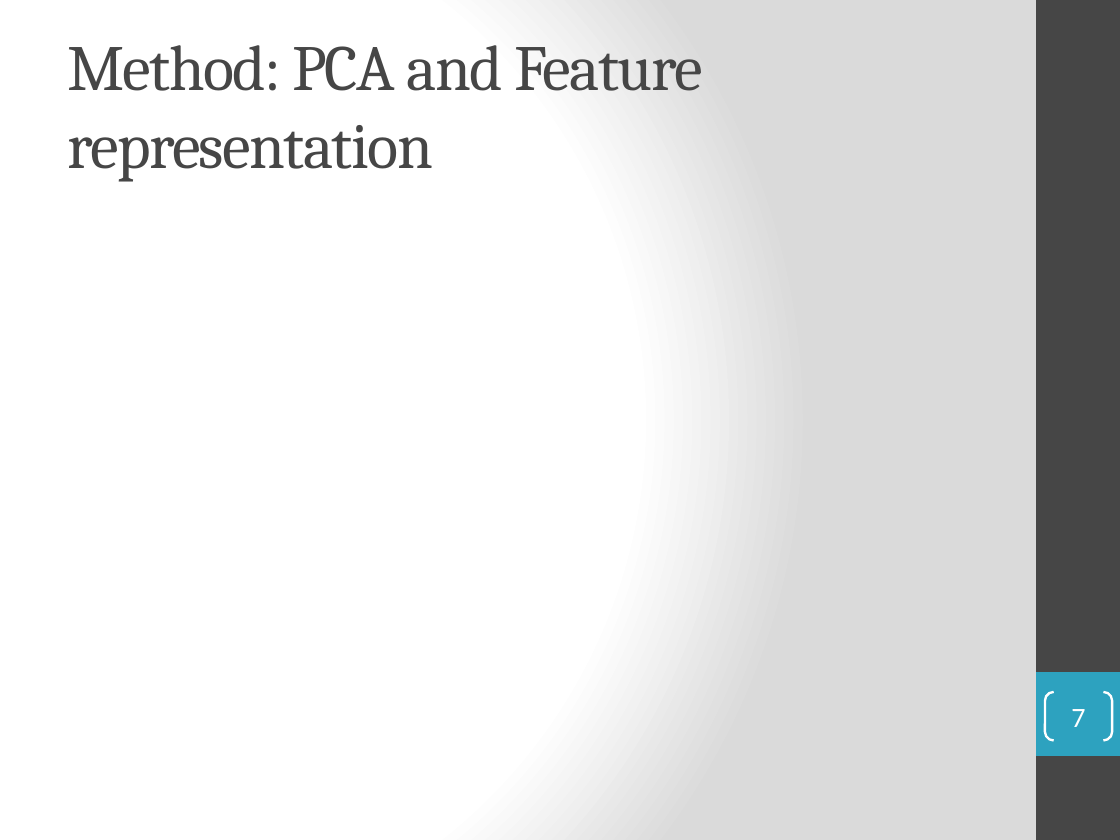
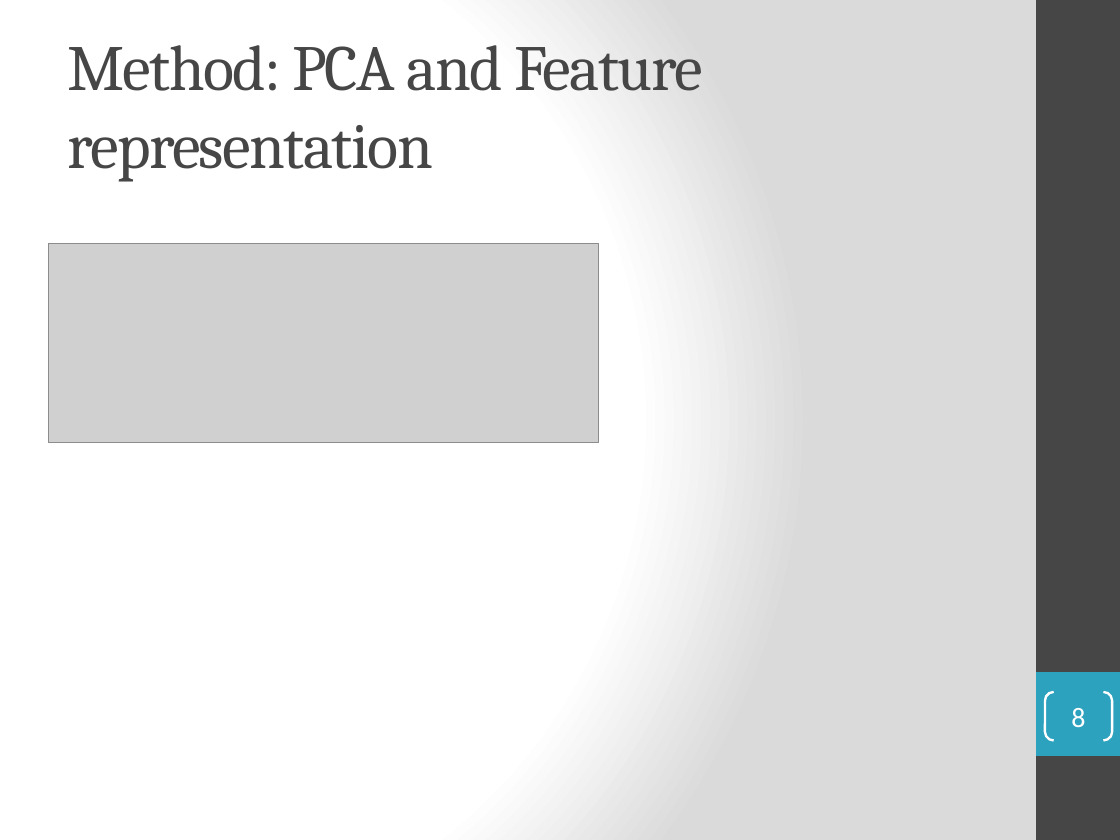
Before and after one commit to Ralleg314/TFG, a slide deck: slide 8 of Presentation.pptx (slide 7 before the commit). Drawn at 1120x840 pixels with LibreOffice and Linux fonts; fonts in the diff are those of the drawing; grey boxes stand for pictures. Boxes give left, top, right and bottom in pixels: in the first picture for what was removed or moved away, otherwise in the second. Text is boxed around its words. In the diff, an @@ line names an element or a change of style, - is before the commit and + after.

```diff
--- a/Presentation.pptx
+++ b/Presentation.pptx
@@ picture added at (48, 244, 598, 444) @@
@@ page number at (1071, 708, 1085, 727): text changed @@
-7
+8
```
Also in this commit, not shown: 8 other slides changed, 6 slides added, 4 slides removed, 1 other file.
